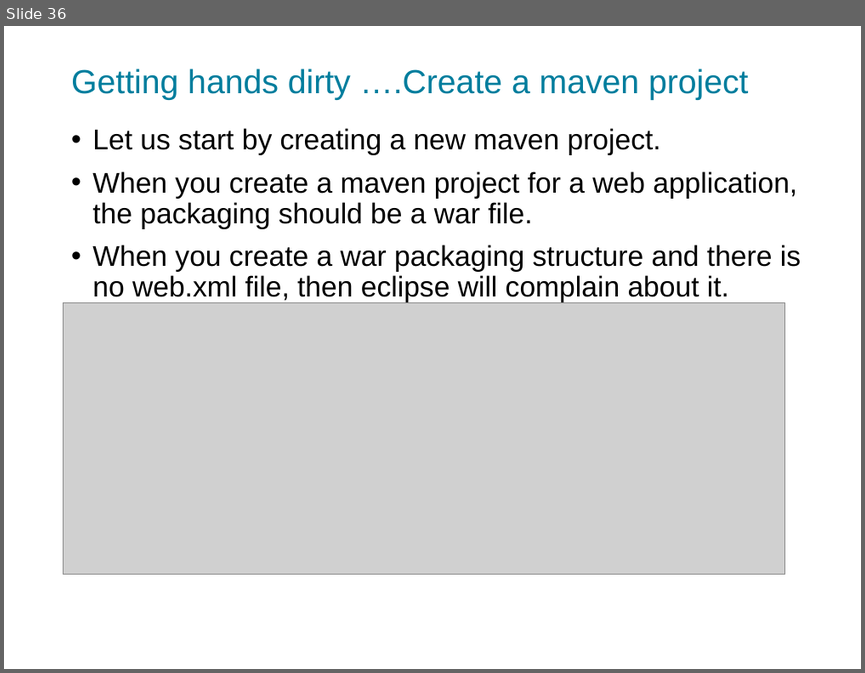
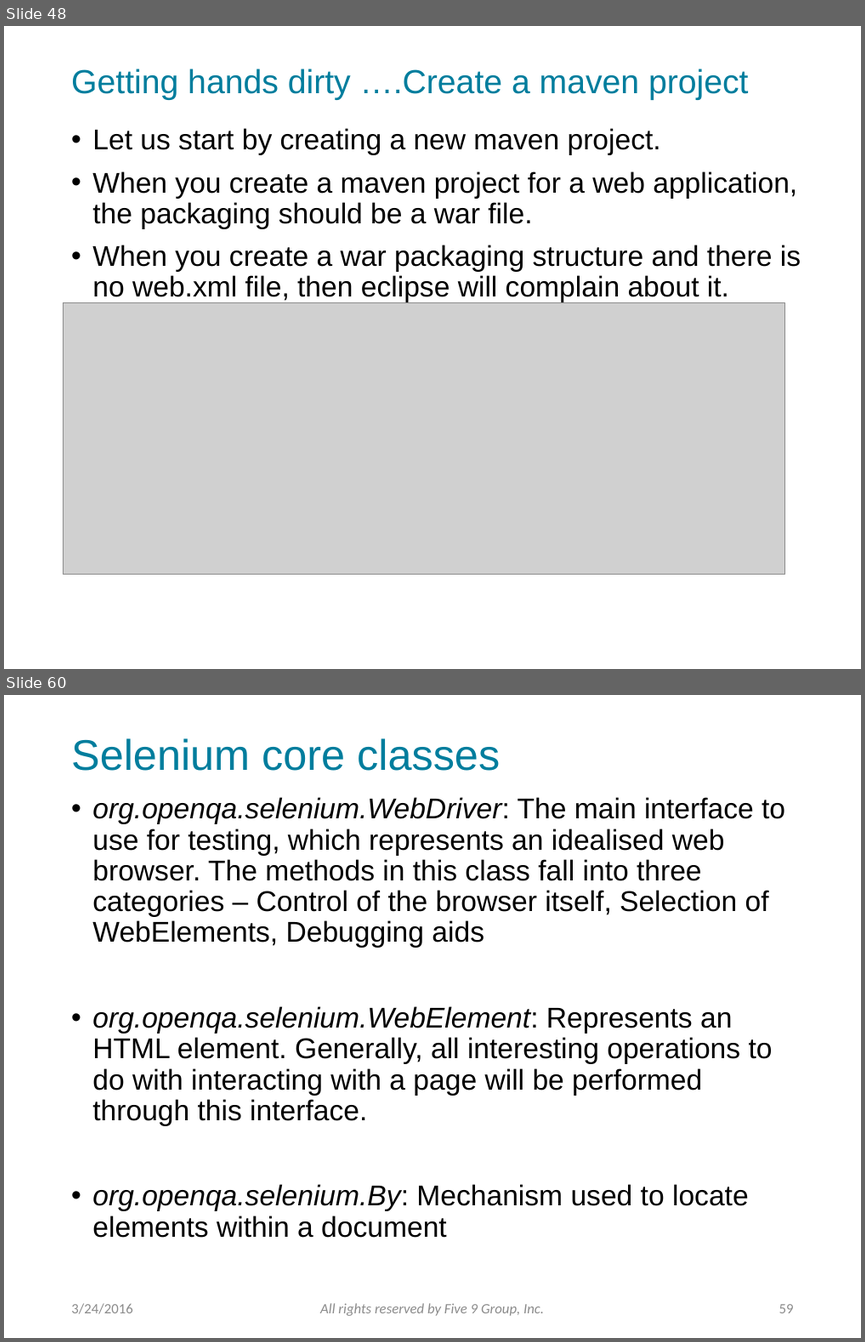
Before and after one commit to f9group/Training, a slide deck: PowerPoints/SpringFramework.pptx. Shown one above the other, each under a label of ours: slide 36 before the commit, slides 48 and 60 after it; the slides between them are not shown. The pictures are 865x673 and 865x1342 pixels, drawn with LibreOffice and Linux fonts; fonts in the diff are those of the drawing; grey boxes stand for pictures; background and template pictures are left out. Boxes give left, top, right and bottom in pixels: in the first picture for what was removed or moved away, otherwise in the second. Text is boxed around its words. In the diff, an @@ line names an element or a change of style, - is before the commit and + after.

```diff
--- a/PowerPoints/SpringFramework.pptx
+++ b/PowerPoints/SpringFramework.pptx
@@ slide 60 added at (4, 695, 861, 1338), background picture (left out) @@
@@ title added at (71, 738, 500, 771), 36 pt, text #007D9D @@
+Selenium core classes
@@ text added at (92, 797, 785, 1237), 24 pt, text #000000 @@
+• org.openqa.selenium.WebDriver: The main interface to use for testing, which represents an idealised web browser. The methods in this class fall into three categories – Control of the browser itself, Selection of WebElements, Debugging aids
+• org.openqa.selenium.WebElement: Represents an HTML element. Generally, all interesting operations to do with interacting with a page will be performed through this interface.
+• org.openqa.selenium.By: Mechanism used to locate elements within a document
@@ text added at (71, 1303, 132, 1314), 12 pt, text #8C8C8C @@
+3/24/2016
@@ text added at (320, 1303, 544, 1315), 12 pt, text #8C8C8C, italic @@
+All rights reserved by Five 9 Group, Inc.
@@ page number added at (779, 1304, 794, 1313), 12 pt, text #8C8C8C @@
+59
@@ what was slide 36 is now slide 48 @@
```
Also in this commit, not shown: 41 slides changed, 25 other slides added, 1 other file.
